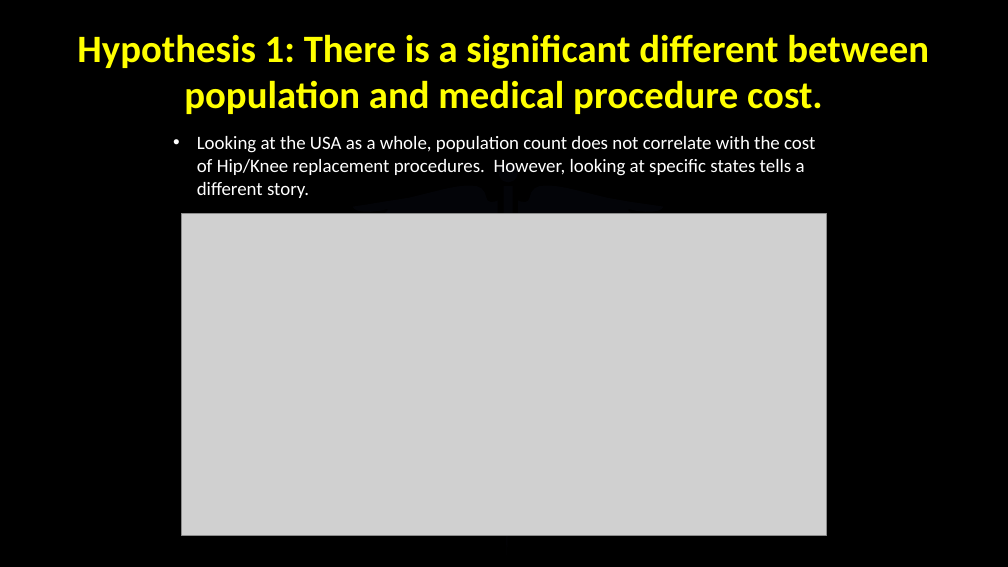
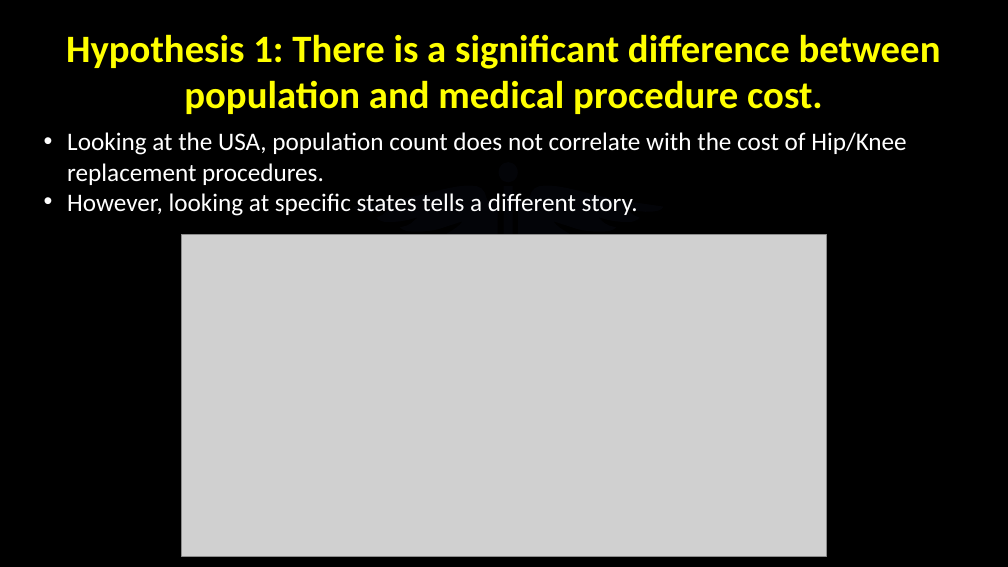
Before and after one commit to BrandinO771/viper_proj_1, a slide deck: slide 7 of _PRESENTATION/healthcare_cost_consitency3.pptx. Drawn at 1008x567 pixels with LibreOffice and Linux fonts; fonts in the diff are those of the drawing; grey boxes stand for pictures; background and template pictures are left out. Boxes give left, top, right and bottom in pixels: in the first picture for what was removed or moved away, otherwise in the second. Text is boxed around its words. In the diff, an @@ line names an element or a change of style, - is before the commit and + after.

Commit message:
Presentation, medical_deltas.ipynb

```diff
--- a/_PRESENTATION/healthcare_cost_consitency3.pptx
+++ b/_PRESENTATION/healthcare_cost_consitency3.pptx
@@ title at [66,34,941,114]: text changed @@
-Hypothesis 1: There is a significant different between population and medical procedure cost.
+Hypothesis 1: There is a significant difference between population and medical procedure cost.
@@ text at [67,132,906,216]: text changed; size 18 to 24 pt @@
-• Looking at the USA as a whole, population count does not correlate with the cost of Hip/Knee replacement procedures. However, looking at specific states tells a different story.
+• Looking at the USA, population count does not correlate with the cost of Hip/Knee replacement procedures.
+• However, looking at specific states tells a different story.
@@ picture: place and size @@
-picture at [181,214,827,536]
+picture at [181,234,827,557]
```
Also in this commit, not shown: 8 other slides changed, 2 slides added, 1 slide removed, 43 other files.
